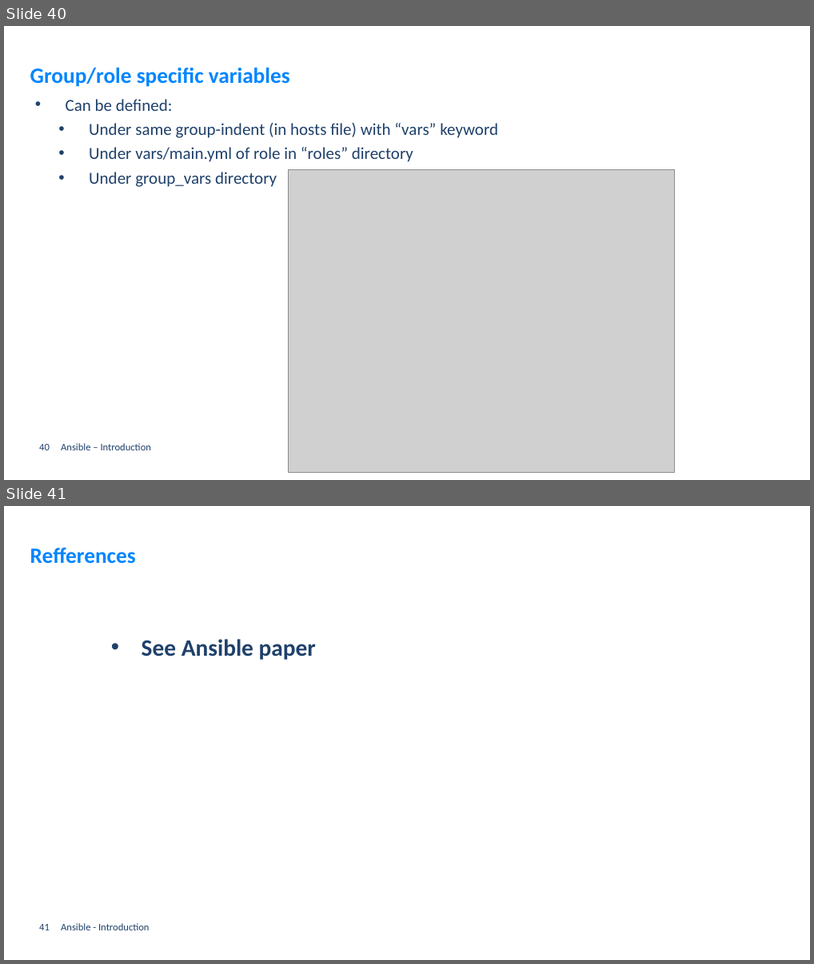
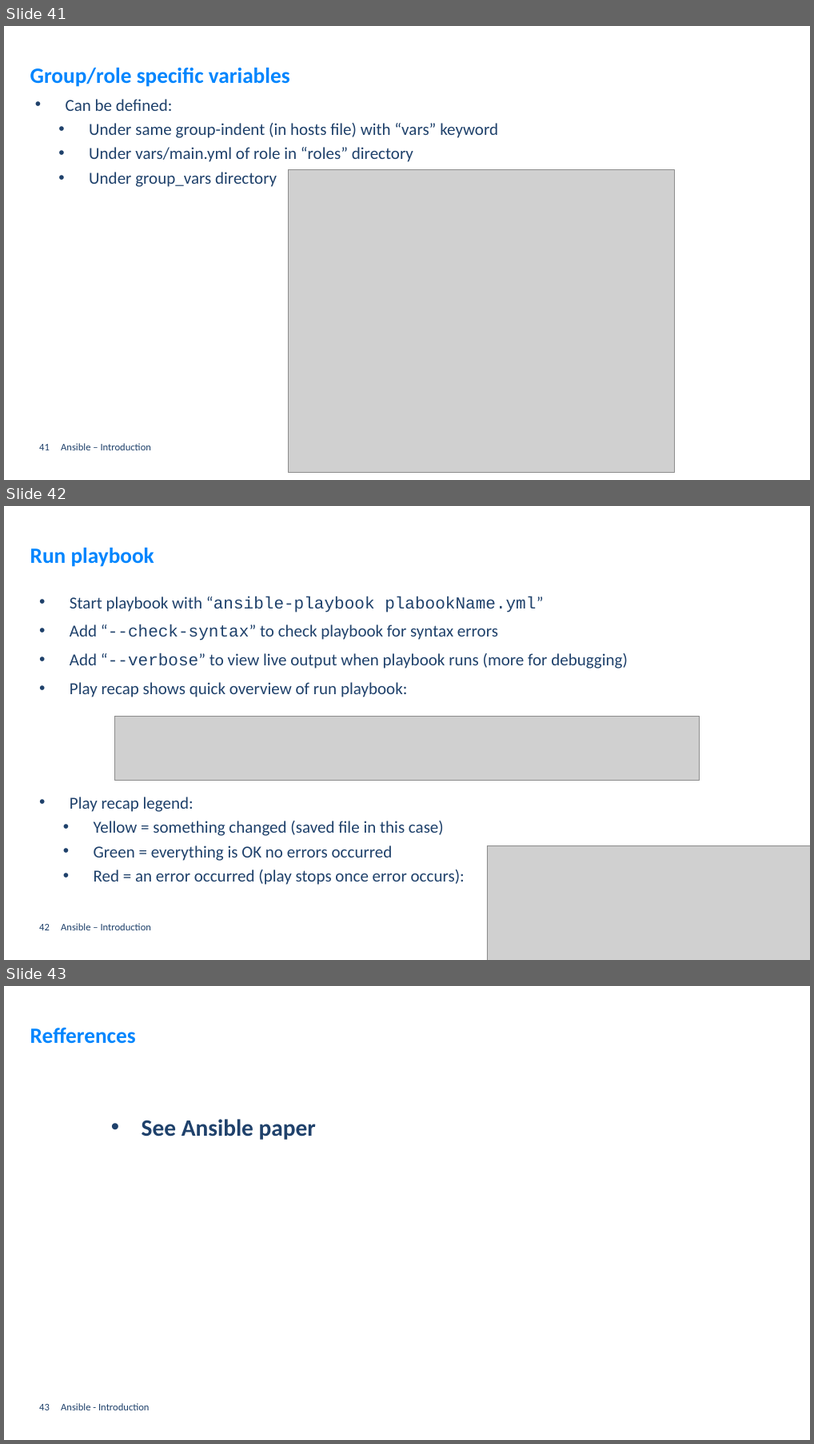
Before and after one commit to GerritVanMol/Ansible_Introduction-21_22, a slide deck: Documents/Ansible_BasicsAndHowToGetStarted.pptx. Shown one above the other, each under a label of ours: slides 40 and 41 before the commit, slides 41, 42 and 43 after it. The pictures are 814x964 and 814x1444 pixels, drawn with LibreOffice and Linux fonts; fonts in the diff are those of the drawing; grey boxes stand for pictures; background and template pictures are left out. Boxes give left, top, right and bottom in pixels: in the first picture for what was removed or moved away, otherwise in the second. Text is boxed around its words. In the diff, an @@ line names an element or a change of style, - is before the commit and + after.

Commit message:
update PPT

```diff
--- a/Documents/Ansible_BasicsAndHowToGetStarted.pptx
+++ b/Documents/Ansible_BasicsAndHowToGetStarted.pptx
@@ slide 42 added at (4, 506, 810, 960), background #FFFFFF @@
@@ title added at (30, 548, 154, 567), 26 pt, text #0085FE, bold @@
+Run playbook
@@ text added at (70, 596, 628, 884), 20 pt, text #1F416B @@
+• Start playbook with “ansible-playbook plabookName.yml”
+• Add “--check-syntax” to check playbook for syntax errors
+• Add “--verbose” to view live output when playbook runs (more for debugging)
+• Play recap shows quick overview of run playbook:
+• Play recap legend:
+  • Yellow = something changed (saved file in this case)
+  • Green = everything is OK no errors occurred
+  • Red = an error occurred (play stops once error occurs):
@@ picture added at (114, 716, 700, 780) @@
@@ picture added at (487, 845, 810, 960) @@
@@ page number added at (39, 924, 50, 930), 12 pt, text #1F416B @@
+42
@@ text added at (61, 923, 151, 930), 12 pt, text #1F416B @@
+Ansible – Introduction
@@ what was slide 40 is now slide 41 @@
@@ page number at (39, 444, 50, 450): text changed @@
-40
+41
@@ what was slide 41 is now slide 43 @@
@@ page number at (39, 1404, 50, 1410): text changed @@
-41
+43
```
Also in this commit, not shown: 1 slide changed, 1 other slide added.
